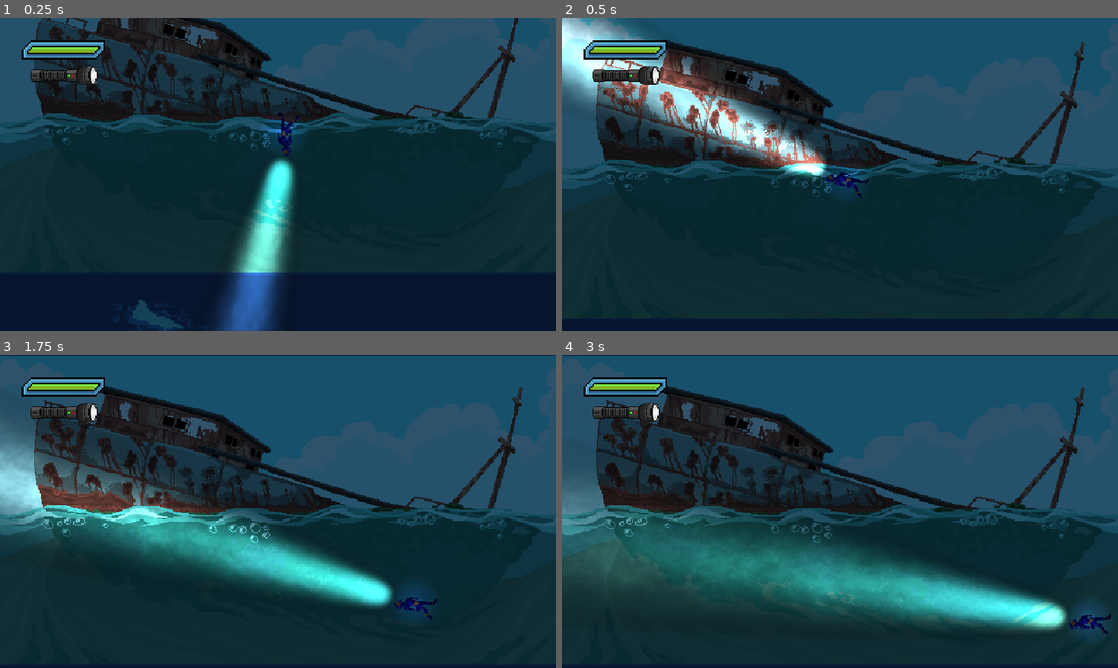
Above: before the commit, frames 1-4 (two rows, left to right).
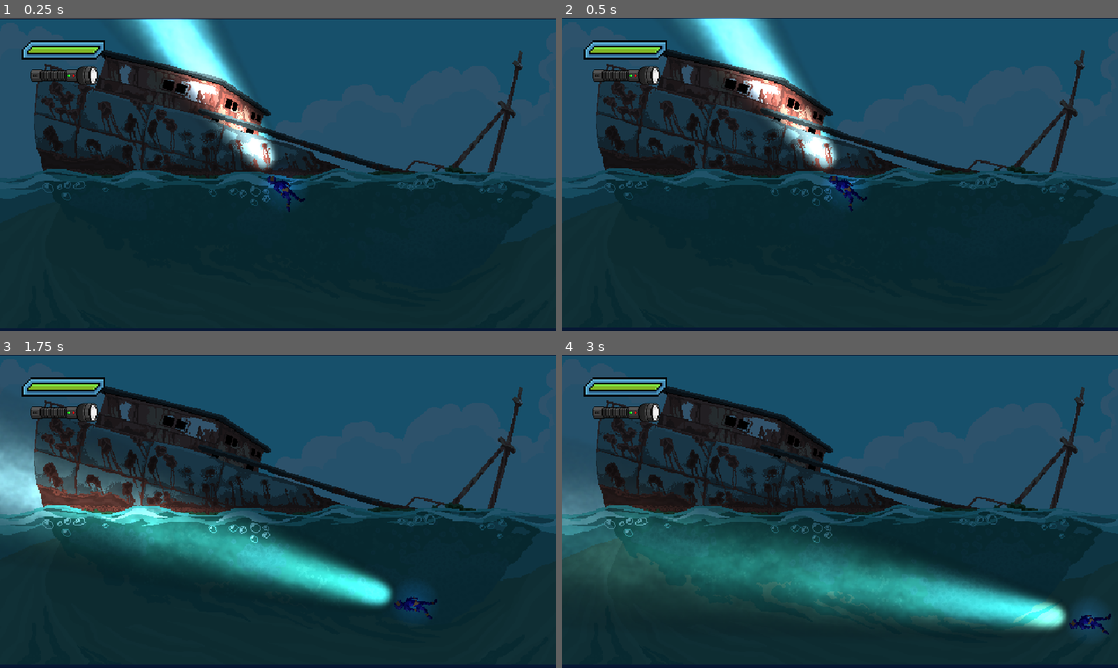
Above: after the commit, the same moments.

Repository: AymericJM/Abyss
Game: Godot game, scene res://scenes/game.tscn
Same seed, same stepped clock (60 frames per second), same inputs: the game is played once before the commit and once after it.
Inputs (mouse positions are in pixels of both pictures, inside the frame that each line leads up to):
- Up to frame 1 (0.25 s): no input
- Up to frame 2 (0.5 s): no input
- Up to frame 3 (1.75 s): move the mouse to (400, 495) at 0.52 s; hold Right (move_right) 0.53-1.28 s; tap F (flashlight_toggle) at 0.6, 1.35 s; move the mouse to (166, 527) at 1.27 s; hold Down (move_down) from 1.28 s (still down)
- Up to frame 4 (3 s): move the mouse to (895, 442) at 2.02 s; release Down (move_down) at 2.03 s; hold Right (move_right) 2.03-2.78 s; tap F (flashlight_toggle) at 2.1, 2.85 s; move the mouse to (812, 574) at 2.77 s; hold Up (move_up) from 2.78 s (still down)

The runs differ from the first frame. In frame 1, 39% of the frame differs, in the area x 0-100%, y 0-100%; in frame 2, 23%; in frame 3, 0.1%; in frame 4, less than 0.1%.

Commit message:
feat(scenes/): add rocks in the deep to guide player (+update hitboxes)

Diff:
--- a/scenes/game.tscn
+++ b/scenes/game.tscn
@@ -7,16 +7,19 @@
 [ext_resource type="AudioStream" uid="uid://bdvsc7qo4pjh4" path="res://assets/audio/music_underwater.mp3" id="3_2dyrp"]
 [ext_resource type="Texture2D" uid="uid://dyusa455a5myl" path="res://assets/boatDestroyed.png" id="3_lbhrr"]
 [ext_resource type="PackedScene" uid="uid://8etoonjjrxec" path="res://scenes/level.tscn" id="3_lnu2h"]
-[ext_resource type="Script" uid="uid://2spwkrcku5c7" path="res://scripts/music.gd" id="4_efpq0"]
+[ext_resource type="Script" path="res://scripts/music.gd" id="4_efpq0"]
 [ext_resource type="AudioStream" uid="uid://cfy18bef6vecr" path="res://assets/audio/music_deep.mp3" id="4_gee14"]
 [ext_resource type="Texture2D" uid="uid://gbxl6a2mqvcm" path="res://assets/speed_energy_in_use_2.png" id="4_p57ef"]
-[ext_resource type="Script" uid="uid://djgna5qysgnir" path="res://scenes/battery_ui.gd" id="4_u5sy4"]
+[ext_resource type="Script" path="res://scenes/battery_ui.gd" id="4_u5sy4"]
 [ext_resource type="Texture2D" uid="uid://cr4lbyt4a4uik" path="res://assets/battery_empty.png" id="5_p57ef"]
 [ext_resource type="Texture2D" uid="uid://d22snbgn7e6l1" path="res://assets/speed_energy_in_use_0.png" id="5_u5sy4"]
 [ext_resource type="Texture2D" uid="uid://kqmndln32dkm" path="res://assets/speed_energy_in_use_5.png" id="6_gee14"]
 [ext_resource type="Texture2D" uid="uid://bffgxqdqqlcf4" path="res://assets/speed_energy_in_use_4.png" id="6_kvpfn"]
 [ext_resource type="Texture2D" uid="uid://4i3hgrq8byrj" path="res://assets/speed_energy_in_use_3.png" id="7_dinhu"]
+[ext_resource type="Texture2D" uid="uid://cka1dl84jgnrj" path="res://assets/midground1.png" id="9_1kice"]
+[ext_resource type="Texture2D" uid="uid://chuhxencppaj4" path="res://assets/midground.png" id="9_264po"]
 [ext_resource type="Texture2D" uid="uid://b7xev7neti62s" path="res://assets/speed_energy_in_use_1.png" id="9_kvuet"]
+[ext_resource type="Texture2D" uid="uid://dsh8be6gvs5y3" path="res://assets/midground(1).png" id="10_5newe"]
 [ext_resource type="Texture2D" uid="uid://c73slv4l3d2wh" path="res://assets/flashlight_uid.png" id="12_dinhu"]
 
 [sub_resource type="AudioStreamSynchronized" id="AudioStreamSynchronized_music"]
@@ -62,8 +65,11 @@
 "speed": 5.0
 }]
 
+[sub_resource type="CircleShape2D" id="CircleShape2D_5newe"]
+radius = 212.0
+
 [sub_resource type="RectangleShape2D" id="RectangleShape2D_iywne"]
-size = Vector2(1287, 791)
+size = Vector2(58.5, 791)
 
 [sub_resource type="RectangleShape2D" id="RectangleShape2D_p57ef"]
 size = Vector2(717, 20)
@@ -72,34 +78,134 @@
 size = Vector2(754, 556)
 
 [sub_resource type="RectangleShape2D" id="RectangleShape2D_gee14"]
-size = Vector2(954.5, 418.5)
+size = Vector2(25.453125, 193)
 
 [sub_resource type="RectangleShape2D" id="RectangleShape2D_0tnpc"]
-size = Vector2(634, 750)
+size = Vector2(666, 55)
 
 [sub_resource type="RectangleShape2D" id="RectangleShape2D_vtaks"]
-size = Vector2(1269, 358)
+size = Vector2(56.5, 189.5)
 
 [sub_resource type="RectangleShape2D" id="RectangleShape2D_kvpfn"]
-size = Vector2(650, 1430)
+size = Vector2(71.75, 203.25)
 
 [sub_resource type="RectangleShape2D" id="RectangleShape2D_dinhu"]
-size = Vector2(1300, 377)
+size = Vector2(1267, 48)
 
 [sub_resource type="RectangleShape2D" id="RectangleShape2D_kvuet"]
-size = Vector2(304, 730)
+size = Vector2(170, 334)
 
 [sub_resource type="RectangleShape2D" id="RectangleShape2D_trtic"]
-size = Vector2(643.5, 20)
+size = Vector2(659.4333, 32.531372)
 
 [sub_resource type="RectangleShape2D" id="RectangleShape2D_ir15t"]
-size = Vector2(1933, 747)
+size = Vector2(751.25, 68.25)
 
 [sub_resource type="RectangleShape2D" id="RectangleShape2D_ca42v"]
-size = Vector2(426.5, 1073.5)
+size = Vector2(46.88813, 143.64606)
 
 [sub_resource type="RectangleShape2D" id="RectangleShape2D_rysoc"]
 size = Vector2(636, 390)
+
+[sub_resource type="CapsuleShape2D" id="CapsuleShape2D_264po"]
+radius = 75.0
+height = 200.0
+
+[sub_resource type="CircleShape2D" id="CircleShape2D_37s47"]
+radius = 210.19276
+
+[sub_resource type="CapsuleShape2D" id="CapsuleShape2D_1kice"]
+radius = 16.0
+height = 170.70746
+
+[sub_resource type="CapsuleShape2D" id="CapsuleShape2D_5newe"]
+radius = 18.0
+height = 138.7345
+
+[sub_resource type="CapsuleShape2D" id="CapsuleShape2D_37s47"]
+radius = 24.0
+height = 158.0
+
+[sub_resource type="CircleShape2D" id="CircleShape2D_bt5mj"]
+radius = 173.0
+
+[sub_resource type="RectangleShape2D" id="RectangleShape2D_e1j6l"]
+size = Vector2(192.5, 84)
+
+[sub_resource type="RectangleShape2D" id="RectangleShape2D_5newe"]
+size = Vector2(62.75, 693)
+
+[sub_resource type="CapsuleShape2D" id="CapsuleShape2D_bt5mj"]
+radius = 69.0
+height = 191.56421
+
+[sub_resource type="RectangleShape2D" id="RectangleShape2D_pl11u"]
+size = Vector2(948, 22.5)
+
+[sub_resource type="CapsuleShape2D" id="CapsuleShape2D_e1j6l"]
+height = 431.97485
+
+[sub_resource type="CapsuleShape2D" id="CapsuleShape2D_pl11u"]
+radius = 24.732178
+height = 261.92584
+
+[sub_resource type="CapsuleShape2D" id="CapsuleShape2D_bhx41"]
+radius = 30.0
+height = 611.6221
+
+[sub_resource type="CapsuleShape2D" id="CapsuleShape2D_qnb83"]
+radius = 192.0
+height = 384.0
+
+[sub_resource type="CapsuleShape2D" id="CapsuleShape2D_sww3w"]
+radius = 218.0
+height = 436.0
+
+[sub_resource type="RectangleShape2D" id="RectangleShape2D_suyxu"]
+size = Vector2(86, 489.14258)
+
+[sub_resource type="CapsuleShape2D" id="CapsuleShape2D_suyxu"]
+radius = 128.0
+height = 556.0
+
+[sub_resource type="CircleShape2D" id="CircleShape2D_e1j6l"]
+radius = 218.0367
+
+[sub_resource type="CapsuleShape2D" id="CapsuleShape2D_sgl2t"]
+radius = 69.0
+height = 289.3943
+
+[sub_resource type="CircleShape2D" id="CircleShape2D_qouja"]
+radius = 146.27713
+
+[sub_resource type="RectangleShape2D" id="RectangleShape2D_wljb1"]
+size = Vector2(103.75, 376.5)
+
+[sub_resource type="CapsuleShape2D" id="CapsuleShape2D_v2yb1"]
+radius = 171.0
+height = 798.4232
+
+[sub_resource type="CapsuleShape2D" id="CapsuleShape2D_qouja"]
+radius = 126.0
+height = 608.6068
+
+[sub_resource type="CircleShape2D" id="CircleShape2D_pl11u"]
+radius = 60.033325
+
+[sub_resource type="CapsuleShape2D" id="CapsuleShape2D_wljb1"]
+radius = 38.624268
+height = 277.4098
+
+[sub_resource type="CapsuleShape2D" id="CapsuleShape2D_js0lu"]
+radius = 99.0
+height = 198.0
+
+[sub_resource type="CircleShape2D" id="CircleShape2D_gxtfn"]
+radius = 49.979996
+
+[sub_resource type="CapsuleShape2D" id="CapsuleShape2D_gxtfn"]
+radius = 42.994873
+height = 300.22968
 
 [node name="game" type="Node2D" unique_id=977194021]
 script = ExtResource("1_iywne")
@@ -110,6 +216,7 @@
 player = NodePath("../Player")
 
 [node name="Camera" type="Camera2D" parent="." unique_id=330781564]
+position = Vector2(0, -360)
 anchor_mode = 0
 position_smoothing_enabled = true
 position_smoothing_speed = 7.0
@@ -129,27 +236,73 @@
 [node name="Level2" parent="." unique_id=1381282914 instance=ExtResource("3_lnu2h")]
 position = Vector2(-1279, 359)
 
+[node name="Sprite2D2" type="Sprite2D" parent="Level2" unique_id=248087449]
+position = Vector2(39, 182)
+scale = Vector2(1, 0.8931204)
+texture = ExtResource("9_1kice")
+
+[node name="Sprite2D3" type="Sprite2D" parent="Level2" unique_id=700183643]
+position = Vector2(353.00006, 33.999992)
+rotation = 1.5669367
+scale = Vector2(1, 1.4220128)
+texture = ExtResource("9_1kice")
+
+[node name="Sprite2D4" type="Sprite2D" parent="Level2" unique_id=848292235]
+position = Vector2(329, 370)
+rotation = 0.8772576
+texture = ExtResource("10_5newe")
+
 [node name="Level3" parent="." unique_id=927367562 instance=ExtResource("3_lnu2h")]
 position = Vector2(-639, 359)
 
+[node name="Sprite2D2" type="Sprite2D" parent="Level3" unique_id=174128331]
+position = Vector2(323.14752, 31.948128)
+rotation = 1.5703646
+scale = Vector2(1, 1.5904058)
+texture = ExtResource("9_1kice")
+flip_v = true
+
 [node name="Level4" parent="." unique_id=11225025 instance=ExtResource("3_lnu2h")]
 position = Vector2(0, 360)
 
 [node name="Level5" parent="." unique_id=1798858157 instance=ExtResource("3_lnu2h")]
 position = Vector2(638, 360)
 
+[node name="Sprite2D2" type="Sprite2D" parent="Level5" unique_id=993899768]
+position = Vector2(483, 186)
+scale = Vector2(1, 1.2023411)
+texture = ExtResource("9_264po")
+
 [node name="Level6" parent="." unique_id=653768208 instance=ExtResource("3_lnu2h")]
 position = Vector2(-640, 719)
 
+[node name="Sprite2D2" type="Sprite2D" parent="Level6" unique_id=1070156555]
+position = Vector2(677, 190.125)
+scale = Vector2(1, 1.26505)
+texture = ExtResource("9_264po")
+
 [node name="Level7" parent="." unique_id=204012614 instance=ExtResource("3_lnu2h")]
 position = Vector2(-641, 1079)
 
+[node name="Sprite2D3" type="Sprite2D" parent="Level7" unique_id=1785794968]
+position = Vector2(-4.9777756, 31.228115)
+rotation = 0.6880796
+scale = Vector2(1.2695208, 1.25323)
+texture = ExtResource("10_5newe")
+flip_h = true
+
 [node name="Level8" parent="." unique_id=346645947 instance=ExtResource("3_lnu2h")]
 position = Vector2(-1, 1079)
 
 [node name="Level9" parent="." unique_id=542044416 instance=ExtResource("3_lnu2h")]
 position = Vector2(639, 1079)
 
+[node name="Sprite2D2" type="Sprite2D" parent="Level9" unique_id=511337130]
+position = Vector2(-3.3201904, 34.578266)
+rotation = 1.5666455
+scale = Vector2(1, 3.184294)
+texture = ExtResource("9_1kice")
+
 [node name="Level10" parent="." unique_id=471775802 instance=ExtResource("3_lnu2h")]
 position = Vector2(639, 1439)
 
@@ -159,20 +312,85 @@
 [node name="Level12" parent="." unique_id=1369765899 instance=ExtResource("3_lnu2h")]
 position = Vector2(-1, 1799)
 
+[node name="Sprite2D2" type="Sprite2D" parent="Level12" unique_id=4233854]
+position = Vector2(4.595459, -327.68994)
+rotation = 0.88007873
+scale = Vector2(2.096893, 2.0476942)
+texture = ExtResource("10_5newe")
+
+[node name="Sprite2D3" type="Sprite2D" parent="Level12" unique_id=1276557399]
+position = Vector2(-112.999985, 459)
+rotation = -2.4105875
+scale = Vector2(1.8729156, 5.7224617)
+texture = ExtResource("9_264po")
+
 [node name="Level13" parent="." unique_id=283713558 instance=ExtResource("3_lnu2h")]
 position = Vector2(639, 1799)
 
+[node name="Sprite2D2" type="Sprite2D" parent="Level13" unique_id=920678466]
+position = Vector2(10.0000515, -191.19997)
+rotation = 2.537828
+scale = Vector2(0.5318749, 0.6573957)
+texture = ExtResource("10_5newe")
+
+[node name="Sprite2D3" type="Sprite2D" parent="Level13" unique_id=125652915]
+position = Vector2(674, -473.7968)
+scale = Vector2(1, 3.5973036)
+texture = ExtResource("9_264po")
+flip_v = true
+
 [node name="Level14" parent="." unique_id=828077478 instance=ExtResource("3_lnu2h")]
 position = Vector2(1279, 1799)
 
 [node name="Level15" parent="." unique_id=1984275178 instance=ExtResource("3_lnu2h")]
 position = Vector2(1917, 1799)
 
+[node name="Sprite2D2" type="Sprite2D" parent="Level15" unique_id=1103338798]
+position = Vector2(-23.000015, 463)
+rotation = -0.56270224
+scale = Vector2(5.294702, 2.9921875)
+texture = ExtResource("10_5newe")
+flip_h = true
+
+[node name="Sprite2D3" type="Sprite2D" parent="Level15" unique_id=1523728482]
+position = Vector2(1921.0001, 403.00003)
+rotation = -1.617606
+scale = Vector2(4.720306, 7.359331)
+texture = ExtResource("10_5newe")
+
+[node name="Sprite2D4" type="Sprite2D" parent="Level15" unique_id=506581779]
+position = Vector2(1295.0001, -142.75006)
+scale = Vector2(6.012986, 3.56689)
+texture = ExtResource("9_264po")
+
+[node name="Sprite2D5" type="Sprite2D" parent="Level15" unique_id=256004688]
+position = Vector2(34, -198)
+texture = ExtResource("9_1kice")
+
+[node name="Sprite2D6" type="Sprite2D" parent="Level15" unique_id=1009765851]
+position = Vector2(-320.7813, 35.061222)
+rotation = 1.573682
+scale = Vector2(1, 1.5863471)
+texture = ExtResource("9_1kice")
+flip_v = true
+
 [node name="Level16" parent="." unique_id=1600989536 instance=ExtResource("3_lnu2h")]
 position = Vector2(-5, 2159)
 
 [node name="Level17" parent="." unique_id=860688650 instance=ExtResource("3_lnu2h")]
 position = Vector2(-5, 2518)
+
+[node name="Sprite2D2" type="Sprite2D" parent="Level17" unique_id=971833534]
+position = Vector2(735.5, -173)
+scale = Vector2(2.185065, 1.2709033)
+texture = ExtResource("9_264po")
+
+[node name="Sprite2D3" type="Sprite2D" parent="Level17" unique_id=389410460]
+position = Vector2(88.00002, -174.625)
+scale = Vector2(2.2272727, 1.2198997)
+texture = ExtResource("9_264po")
+flip_h = true
+flip_v = true
 
 [node name="Player" parent="." unique_id=1714594108 instance=ExtResource("1_uwrxv")]
 position = Vector2(331, -164)
@@ -203,8 +421,12 @@
 
 [node name="Walls" type="StaticBody2D" parent="." unique_id=1199168450]
 
+[node name="CollisionShape2D16" type="CollisionShape2D" parent="Walls" unique_id=1276528340]
+position = Vector2(1454, 2235)
+shape = SubResource("CircleShape2D_5newe")
+
 [node name="CollisionShape2D" type="CollisionShape2D" parent="Walls" unique_id=1087867823]
-position = Vector2(-635, -29)
+position = Vector2(-20.75, -29)
 shape = SubResource("RectangleShape2D_iywne")
 
 [node name="CollisionShape2D2" type="CollisionShape2D" parent="Walls" unique_id=683029999]
@@ -216,41 +438,175 @@
 shape = SubResource("RectangleShape2D_u5sy4")
 
 [node name="CollisionShape2D4" type="CollisionShape2D" parent="Walls" unique_id=1476348767]
-position = Vector2(-1749, 559)
+position = Vector2(-1258.7266, 456.5)
 shape = SubResource("RectangleShape2D_gee14")
 
 [node name="CollisionShape2D5" type="CollisionShape2D" parent="Walls" unique_id=1000739212]
-position = Vector2(-959, 1094)
+position = Vector2(-977, 705)
 shape = SubResource("RectangleShape2D_0tnpc")
 
 [node name="CollisionShape2D6" type="CollisionShape2D" parent="Walls" unique_id=1314169749]
-position = Vector2(632.5, 900)
+position = Vector2(-8, 815.75)
 shape = SubResource("RectangleShape2D_vtaks")
 
 [node name="CollisionShape2D7" type="CollisionShape2D" parent="Walls" unique_id=739881617]
-position = Vector2(1594, 1082)
+position = Vector2(1084, 458)
 shape = SubResource("RectangleShape2D_kvpfn")
 
 [node name="CollisionShape2D8" type="CollisionShape2D" parent="Walls" unique_id=1164201649]
-position = Vector2(-6, 1620.5)
+position = Vector2(6.5, 1404)
 shape = SubResource("RectangleShape2D_dinhu")
 
 [node name="CollisionShape2D9" type="CollisionShape2D" parent="Walls" unique_id=268853582]
-position = Vector2(2712, 1796)
+position = Vector2(2263, 2157.9998)
+rotation = 1.1725688
 shape = SubResource("RectangleShape2D_kvuet")
 
 [node name="CollisionShape2D10" type="CollisionShape2D" parent="Walls" unique_id=748372575]
-position = Vector2(2241.25, 1431)
+position = Vector2(2203.3, 1636.3385)
+rotation = 0.496172
+scale = Vector2(0.9999998, 0.9999998)
 shape = SubResource("RectangleShape2D_trtic")
 
 [node name="CollisionShape2D11" type="CollisionShape2D" parent="Walls" unique_id=1515745170]
-position = Vector2(1604, 2536)
+position = Vector2(1754, 2163)
 shape = SubResource("RectangleShape2D_ir15t")
 
 [node name="CollisionShape2D12" type="CollisionShape2D" parent="Walls" unique_id=1673199298]
-position = Vector2(-211, 2354.25)
+position = Vector2(352, 2183.9998)
+rotation = -1.5592833
+scale = Vector2(0.9999998, 0.9999998)
 shape = SubResource("RectangleShape2D_ca42v")
 
 [node name="CollisionShape2D13" type="CollisionShape2D" parent="Walls" unique_id=1872892693]
 position = Vector2(317, 3075)
 shape = SubResource("RectangleShape2D_rysoc")
+
+[node name="CollisionShape2D14" type="CollisionShape2D" parent="Walls" unique_id=1077025350]
+position = Vector2(1039, 653)
+shape = SubResource("CapsuleShape2D_264po")
+
+[node name="CollisionShape2D15" type="CollisionShape2D" parent="Walls" unique_id=361506945]
+position = Vector2(-1304, 632)
+shape = SubResource("CircleShape2D_5newe")
+
+[node name="CollisionShape2D17" type="CollisionShape2D" parent="Walls" unique_id=1056544947]
+position = Vector2(-1057, 217)
+shape = SubResource("CircleShape2D_37s47")
+
+[node name="CollisionShape2D18" type="CollisionShape2D" parent="Walls" unique_id=629071884]
+position = Vector2(-699, 383)
+rotation = 5.1185393
+shape = SubResource("CapsuleShape2D_1kice")
+
+[node name="CollisionShape2D19" type="CollisionShape2D" parent="Walls" unique_id=1865969837]
+position = Vector2(-856, 361)
+rotation = 1.3240414
+shape = SubResource("CapsuleShape2D_5newe")
+
+[node name="CollisionShape2D20" type="CollisionShape2D" parent="Walls" unique_id=1339986563]
+position = Vector2(-564.00006, 377)
+rotation = 1.1953393
+shape = SubResource("CapsuleShape2D_37s47")
+
+[node name="CollisionShape2D21" type="CollisionShape2D" parent="Walls" unique_id=1001580653]
+position = Vector2(-178, 258)
+shape = SubResource("CircleShape2D_bt5mj")
+
+[node name="CollisionShape2D22" type="CollisionShape2D" parent="Walls" unique_id=377637150]
+position = Vector2(-394.25, 343)
+shape = SubResource("RectangleShape2D_e1j6l")
+
+[node name="CollisionShape2D23" type="CollisionShape2D" parent="Walls" unique_id=953941218]
+position = Vector2(-618.375, 1082.5)
+shape = SubResource("RectangleShape2D_5newe")
+
+[node name="CollisionShape2D24" type="CollisionShape2D" parent="Walls" unique_id=732919575]
+position = Vector2(-47, 1002)
+rotation = 0.44638714
+shape = SubResource("CapsuleShape2D_bt5mj")
+
+[node name="CollisionShape2D25" type="CollisionShape2D" parent="Walls" unique_id=1000055742]
+position = Vector2(499, 719)
+shape = SubResource("RectangleShape2D_pl11u")
+
+[node name="CollisionShape2D26" type="CollisionShape2D" parent="Walls" unique_id=1854585431]
+position = Vector2(173.99997, 1111)
+rotation = -1.4003189
+shape = SubResource("CapsuleShape2D_e1j6l")
+
+[node name="CollisionShape2D27" type="CollisionShape2D" parent="Walls" unique_id=358180832]
+position = Vector2(492, 1105.0001)
+rotation = 1.325032
+shape = SubResource("CapsuleShape2D_pl11u")
+
+[node name="CollisionShape2D28" type="CollisionShape2D" parent="Walls" unique_id=892261106]
+position = Vector2(861.0001, 1071.0001)
+rotation = 1.5144931
+shape = SubResource("CapsuleShape2D_bhx41")
+
+[node name="CollisionShape2D29" type="CollisionShape2D" parent="Walls" unique_id=1006061177]
+position = Vector2(1226, 958)
+shape = SubResource("CapsuleShape2D_qnb83")
+
+[node name="CollisionShape2D30" type="CollisionShape2D" parent="Walls" unique_id=946089150]
+position = Vector2(1395, 1138)
+shape = SubResource("CapsuleShape2D_sww3w")
+
+[node name="CollisionShape2D31" type="CollisionShape2D" parent="Walls" unique_id=402777449]
+position = Vector2(1277, 1552.9999)
+rotation = 0.04705692
+shape = SubResource("RectangleShape2D_suyxu")
+
+[node name="CollisionShape2D32" type="CollisionShape2D" parent="Walls" unique_id=1290978497]
+position = Vector2(2482, 2039)
+shape = SubResource("CapsuleShape2D_suyxu")
+
+[node name="CollisionShape2D33" type="CollisionShape2D" parent="Walls" unique_id=90429670]
+position = Vector2(1764, 1656)
+shape = SubResource("CircleShape2D_e1j6l")
+
+[node name="CollisionShape2D34" type="CollisionShape2D" parent="Walls" unique_id=1826532000]
+position = Vector2(1349, 1768)
+rotation = 1.1288239
+shape = SubResource("CapsuleShape2D_sgl2t")
+
+[node name="CollisionShape2D35" type="CollisionShape2D" parent="Walls" unique_id=1959398022]
+position = Vector2(1559, 1693)
+shape = SubResource("CircleShape2D_qouja")
+
+[node name="CollisionShape2D36" type="CollisionShape2D" parent="Walls" unique_id=387363549]
+position = Vector2(630.125, 1618.75)
+shape = SubResource("RectangleShape2D_wljb1")
+
+[node name="CollisionShape2D37" type="CollisionShape2D" parent="Walls" unique_id=2120771731]
+position = Vector2(962, 2259.9998)
+rotation = 1.5374981
+shape = SubResource("CapsuleShape2D_v2yb1")
+
+[node name="CollisionShape2D38" type="CollisionShape2D" parent="Walls" unique_id=2060240963]
+position = Vector2(407.00012, 1921)
+rotation = 0.8139618
+shape = SubResource("CapsuleShape2D_qouja")
+
+[node name="CollisionShape2D39" type="CollisionShape2D" parent="Walls" unique_id=995109891]
+position = Vector2(204, 2468)
+shape = SubResource("CircleShape2D_pl11u")
+
+[node name="CollisionShape2D40" type="CollisionShape2D" parent="Walls" unique_id=1280223895]
+position = Vector2(558.00006, 2396.0002)
+rotation = 1.3257033
+shape = SubResource("CapsuleShape2D_wljb1")
+
+[node name="CollisionShape2D41" type="CollisionShape2D" parent="Walls" unique_id=706951652]
+position = Vector2(290, 2229)
+shape = SubResource("CapsuleShape2D_js0lu")
+
+[node name="CollisionShape2D42" type="CollisionShape2D" parent="Walls" unique_id=349047942]
+position = Vector2(190, 2354)
+shape = SubResource("CircleShape2D_gxtfn")
+
+[node name="CollisionShape2D43" type="CollisionShape2D" parent="Walls" unique_id=1812758009]
+position = Vector2(547, 2500)
+rotation = 1.5752041
+shape = SubResource("CapsuleShape2D_gxtfn")
